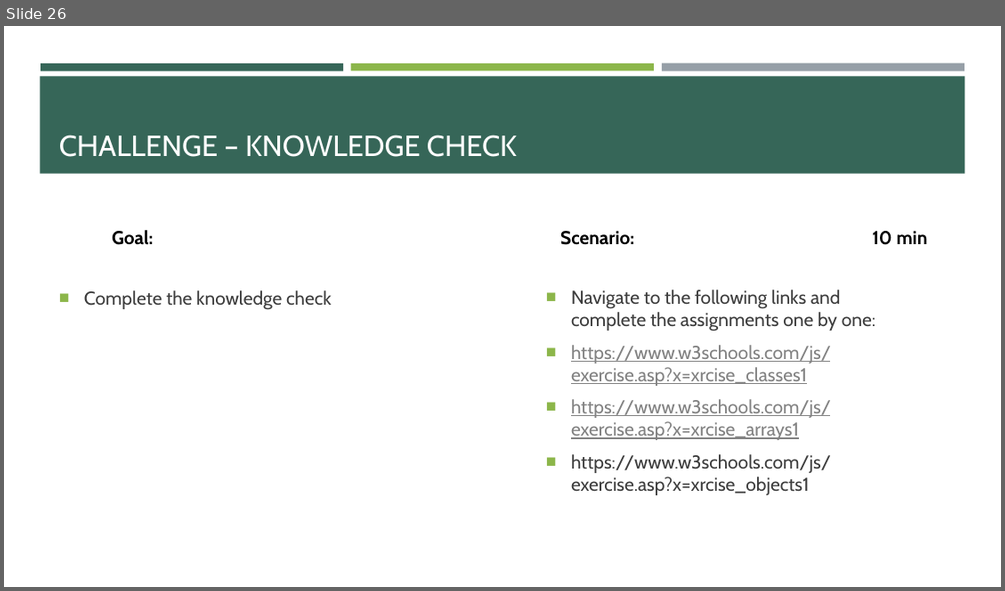
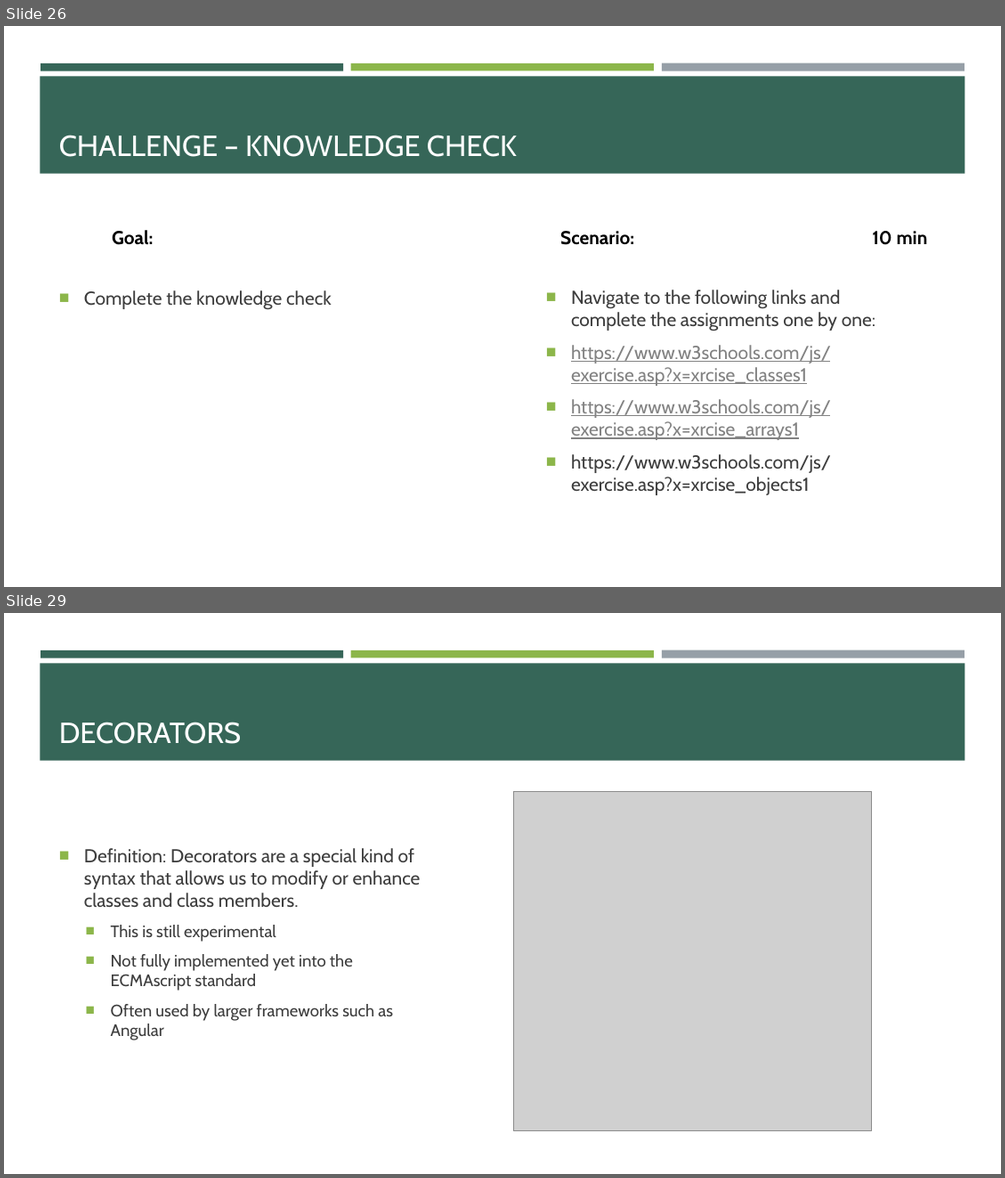
Before and after one commit to e-m-wilson/SNOW, a slide deck: Week_1/004-JavaScript/JavaScript.pptx. Shown one above the other, each under a label of ours: slide 26 before the commit, slides 26 and 29 after it; the slides between them are not shown. The pictures are 1005x591 and 1005x1178 pixels, drawn with LibreOffice and Linux fonts; fonts in the diff are those of the drawing; grey boxes stand for pictures. Boxes give left, top, right and bottom in pixels: in the first picture for what was removed or moved away, otherwise in the second. Text is boxed around its words. In the diff, an @@ line names an element or a change of style, - is before the commit and + after.

```diff
--- a/Week_1/004-JavaScript/JavaScript.pptx
+++ b/Week_1/004-JavaScript/JavaScript.pptx
@@ slide 29 added at (4, 613, 1001, 1174), background #FFFFFF; not listed: 4 template elements that a slide beside it also shows @@
@@ title added at (59, 722, 242, 744), 28 pt, text #FFFFFF @@
+DECORATORS
@@ picture added at (513, 791, 872, 1130) @@
@@ text added at (84, 848, 421, 1040), 16 pt, text #3D3D3D @@
+■ Definition: Decorators are a special kind of syntax that allows us to modify or enhance classes and class members.
+  ■ This is still experimental
+  ■ Not fully implemented yet into the ECMAscript standard
+  ■ Often used by larger frameworks such as Angular
```
Also in this commit, not shown: 1 slide changed, 20 other slides added, 1 other file.
